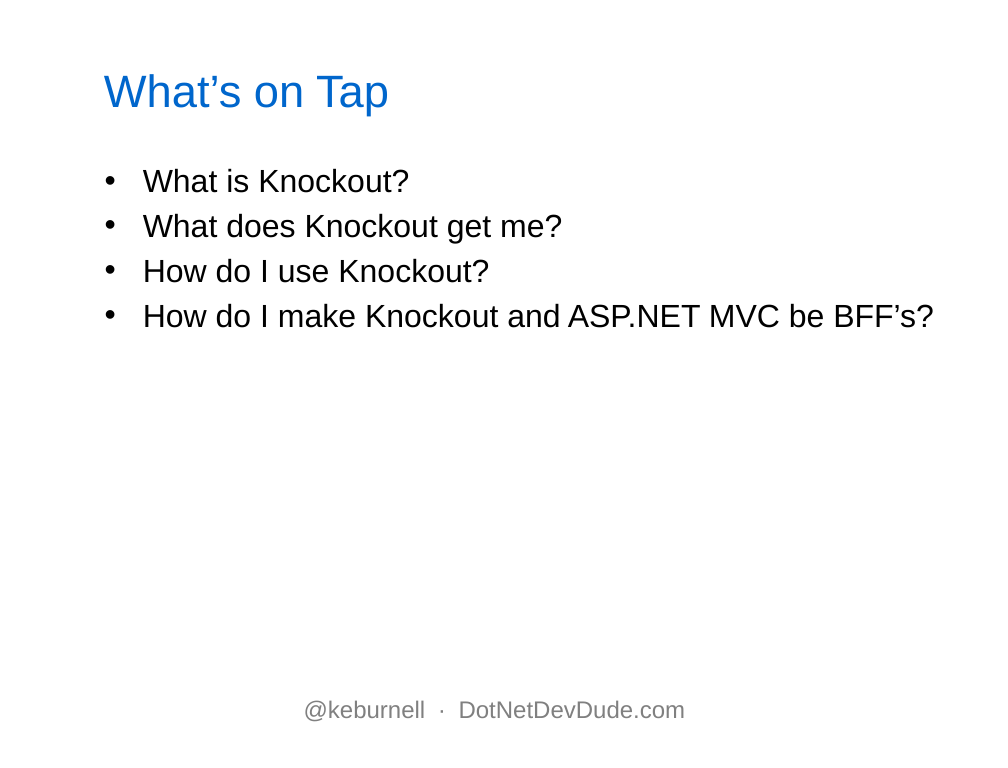
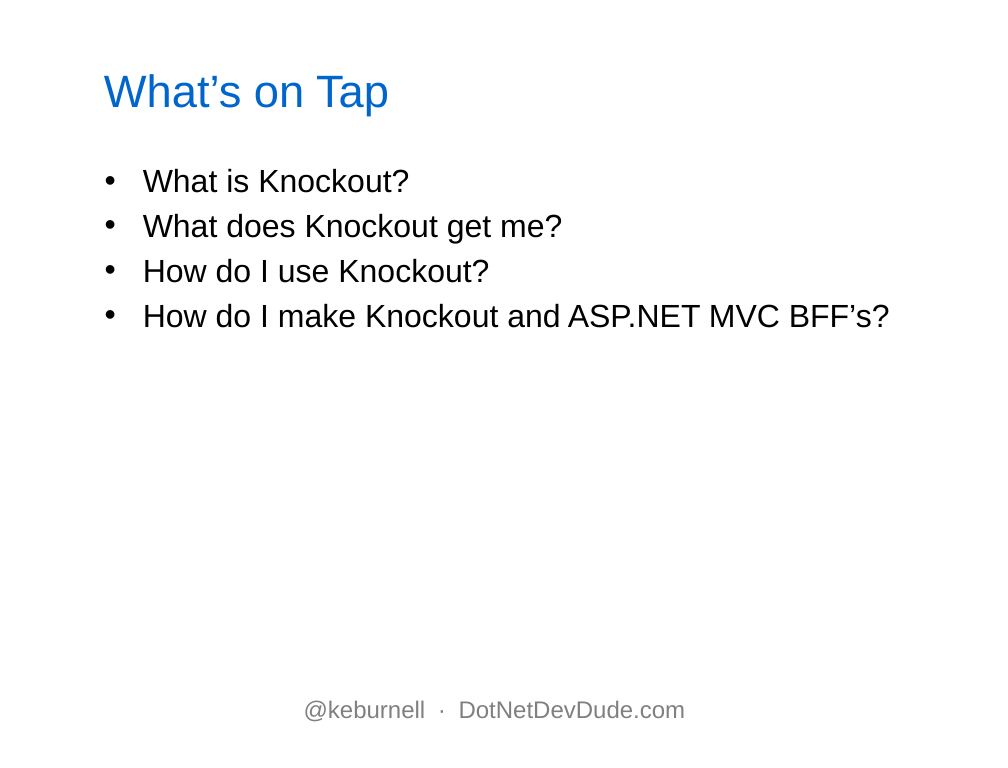
Before and after one commit to kburnell/KO_Your_MVC, a slide deck: slide 3 of KOyourMVC.pptx. Drawn at 1008x768 pixels with LibreOffice and Linux fonts; fonts in the diff are those of the drawing; background and template pictures are left out. Boxes give left, top, right and bottom in pixels: in the first picture for what was removed or moved away, otherwise in the second. Text is boxed around its words. In the diff, an @@ line names an element or a change of style, - is before the commit and + after.

```diff
--- a/KOyourMVC.pptx
+++ b/KOyourMVC.pptx
@@ text at box(143, 303, 890, 328): text changed @@
-• How do I make Knockout and ASP.NET MVC be BFF’s?
+• How do I make Knockout and ASP.NET MVC BFF’s?
```
Also in this commit, not shown: 6 other slides changed, 6 other files.
